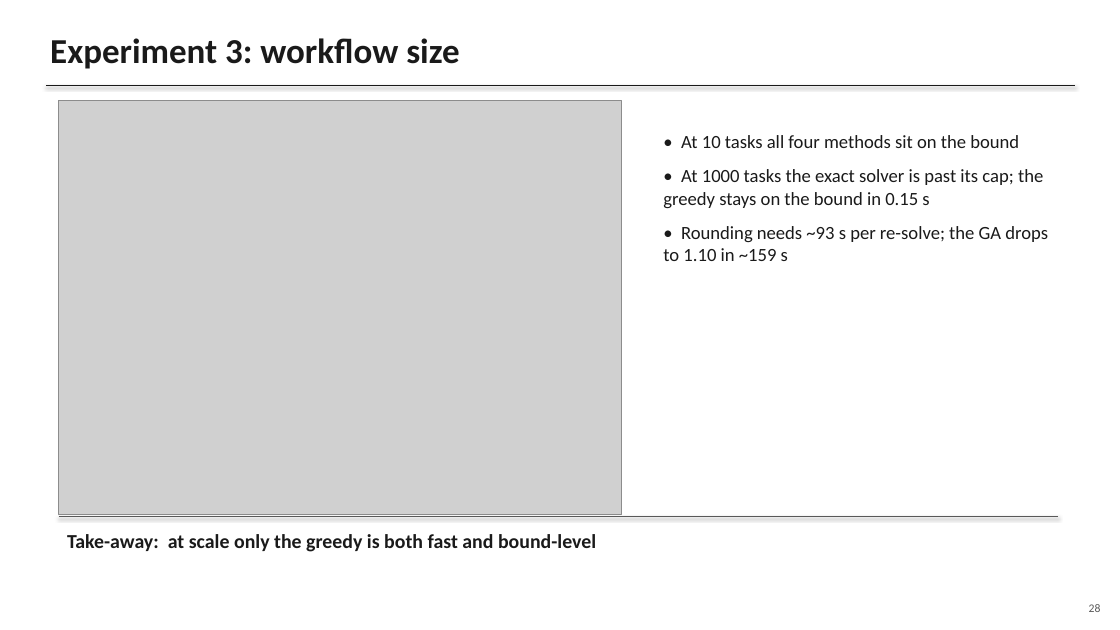
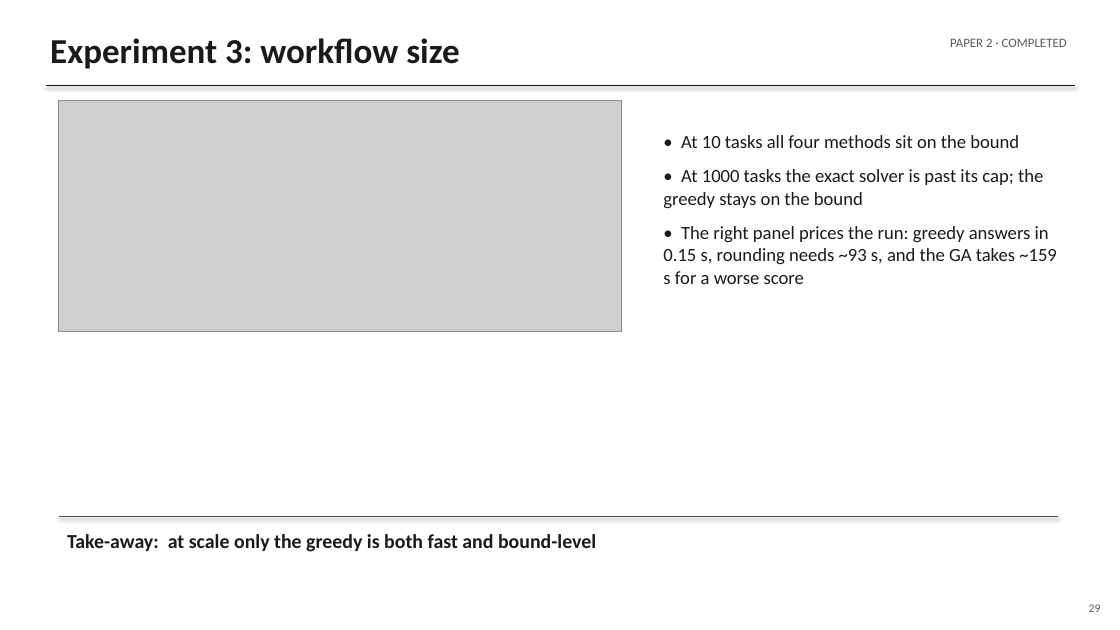
Before and after one commit to gayanigupta/data-aware-scheduling, a slide deck: slide 29 of slides/data-aware-scheduling.pptx (slide 28 before the commit). Drawn at 1120x630 pixels with LibreOffice and Linux fonts; fonts in the diff are those of the drawing; grey boxes stand for pictures. Boxes give left, top, right and bottom in pixels: in the first picture for what was removed or moved away, otherwise in the second. Text is boxed around its words. In the diff, an @@ line names an element or a change of style, - is before the commit and + after.

Commit message:
Restructure proposal deck to proposal-defense organization
- Numbered sections (1-7) with a running section tag on every
  slide so the structure is always visible
- New "Inputs and decisions" slide: a table stating which
  symbols are fixed inputs and which two are decided,
  mirroring the paper abstract
- Failure->repair flow diagram on the Paper 3 scenario slide
- Take-away lines on every experimental and key content slide
- Rewrote method-steps, hypotheses, risks, and conclusion
  slides into complete plain sentences

```diff
--- a/slides/data-aware-scheduling.pptx
+++ b/slides/data-aware-scheduling.pptx
@@ text added at (950,38,1067,47), 11 pt, text #595959 @@
+PAPER 2 · COMPLETED
@@ picture: place and size @@
-picture at (59,101,622,515)
+picture at (59,101,622,331)
@@ text at (663,169,1057,284): text changed @@
-• At 1000 tasks the exact solver is past its cap; the greedy stays on the bound in 0.15 s
-• Rounding needs ~93 s per re-solve; the GA drops to 1.10 in ~159 s
+• At 1000 tasks the exact solver is past its cap; the greedy stays on the bound
+• The right panel prices the run: greedy answers in 0.15 s, rounding needs ~93 s, and the GA takes ~159 s for a worse score
@@ text at (1089,604,1101,612): text changed @@
-28
+29
```
Also in this commit, not shown: 45 other slides changed, 1 slide added, 1 other file.
